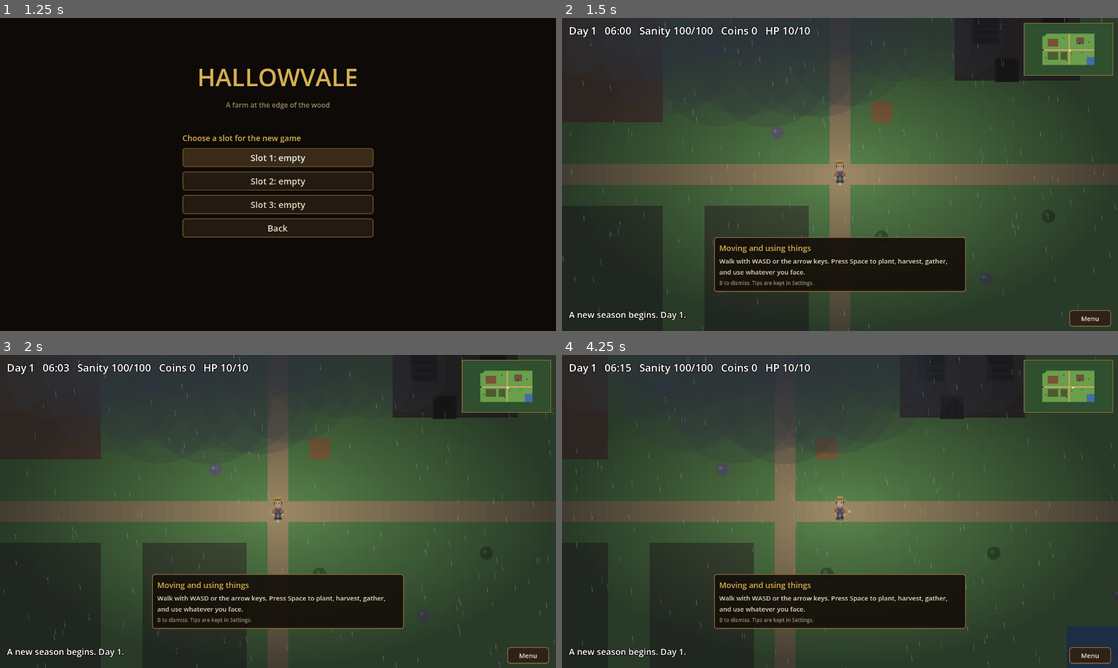
Above: before the commit, frames 1-4 (two rows, left to right).
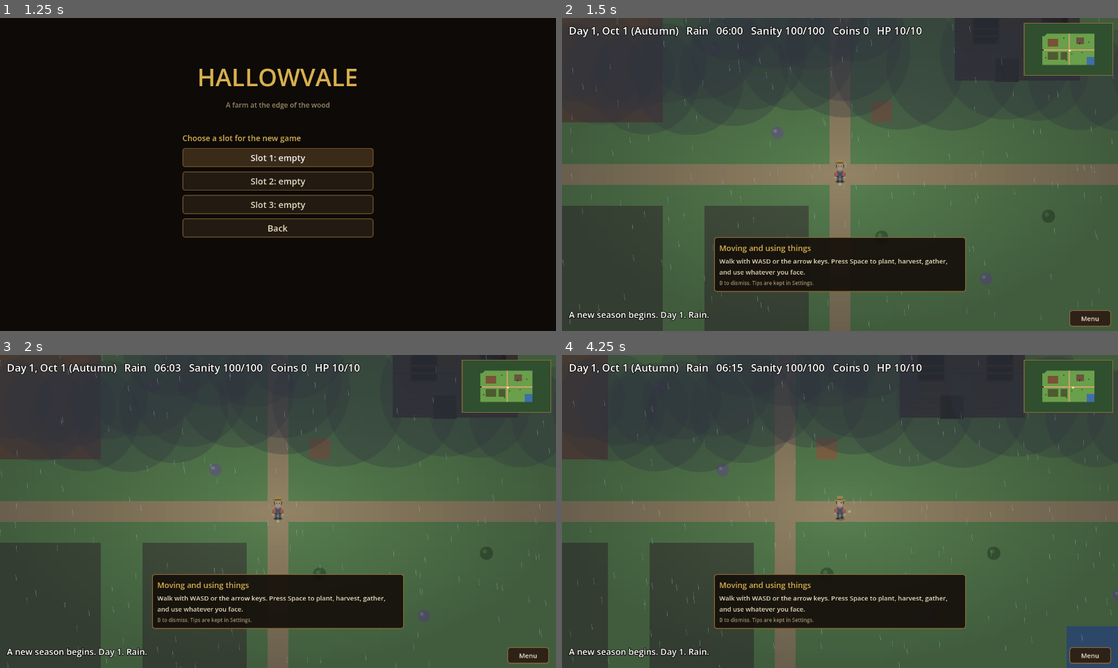
Above: after the commit, the same moments.

Repository: joshj1108/CrowCreekHollow
Game: Godot game, scene res://scenes/main.tscn
Same seed, same stepped clock (60 frames per second), same inputs: the game is played once before the commit and once after it.
Inputs (mouse positions are in pixels of both pictures, inside the frame that each line leads up to):
- Up to frame 1 (1.25 s): click "New Game" at 0.5 s
- Up to frame 2 (1.5 s): click "Slot 1: empty" at 1.25 s
- Up to frame 3 (2 s): no input
- Up to frame 4 (4.25 s): click "Menu" at 2 s; click "Skills K" at 2.75 s; tap Space (use) at 3.5, 3.6 s; move the mouse to (962, 495) at 3.52 s; hold D (move_right) from 3.53 s (still down); click (962, 495) at 3.67 s

Frame 1 is identical in both runs. In frame 2, 23% of the frame differs, in the area x 0-100%, y 0-100%; in frame 3, 23%; in frame 4, 26%.

Commit message:
Add a calendar with Pacific Northwest seasons and daily weather
Day 1 is October 1st, and the HUD shows the date and season. Each
morning the weather is rolled from the season's weights: summer is
mostly sunny, spring and autumn are wet, and winter is wettest with
rare snow. The overlay draws each kind of weather, and the light
follows it. The day's weather is saved.

Co-Authored-By: Claude Haiku 5.5 <noreply@anthropic.com>
Claude-Session: https://claude.ai/code/session_016EvHBYyFANDWxunM27u84C

Diff:
--- a/scripts/main.gd
+++ b/scripts/main.gd
@@ -110,6 +110,29 @@
 
 # Time runs from 06:00 to 03:00 the next morning (hours 6 to 27).
 const DAY_LENGTH := 240.0   # real seconds for a full day
+
+# The calendar follows the Pacific Northwest, and the first day is October 1st. Months have their usual lengths.
+const MONTH_NAMES := ["January", "February", "March", "April", "May", "June", "July", "August", "September", "October", "November", "December"]
+const MONTH_DAYS := [31, 28, 31, 30, 31, 30, 31, 31, 30, 31, 30, 31]
+const START_MONTH := 9   # October, as an index into MONTH_NAMES
+const START_DAY_OF_MONTH := 1
+# Weather is rolled each morning. Summer is mostly sunny, winter is wet, and snow is rare.
+const WEATHER_WEIGHTS := {
+	"Winter": {"sunny": 3, "cloudy": 10, "drizzle": 14, "rain": 12, "downpour": 6, "fog": 5, "snow": 2},
+	"Spring": {"sunny": 12, "cloudy": 12, "drizzle": 14, "rain": 10, "downpour": 3, "fog": 3, "snow": 0},
+	"Summer": {"sunny": 26, "cloudy": 10, "drizzle": 2, "rain": 2, "downpour": 0, "fog": 2, "snow": 0},
+	"Autumn": {"sunny": 6, "cloudy": 14, "drizzle": 16, "rain": 13, "downpour": 6, "fog": 5, "snow": 0},
+}
+const WEATHER_NAMES := {
+	"sunny": "Sunny", "cloudy": "Overcast", "fog": "Foggy", "drizzle": "Drizzle",
+	"rain": "Rain", "downpour": "Downpour", "snow": "Snow",
+}
+# The light over the farm for each kind of weather. Dark and grey weather is cooler.
+const WEATHER_LIGHT := {
+	"sunny": Color(1.0, 0.99, 0.96), "cloudy": Color(0.92, 0.94, 0.97), "fog": Color(0.9, 0.92, 0.94),
+	"drizzle": Color(0.88, 0.91, 0.95), "rain": Color(0.88, 0.91, 0.95), "downpour": Color(0.8, 0.84, 0.9),
+	"snow": Color(0.93, 0.95, 1.0),
+}
 const START_HOUR := 6.0
 const DAY_END_HOUR := 27.0  # 03:00. Missing bed by then means collapsing.
 const DUSK_HOUR := 19.0
@@ -574,7 +597,6 @@
 
 const BUSH_COLOR := Color("3d6b2a")
 
-const DAY_TINT := Color(0.88, 0.91, 0.95)   # a cool, grey light for the dreary weather
 const NIGHT_TINT := Color("3a3f6e")
 
 enum Zone { HOMESTEAD, VILLAGE, ASHFORD, WILDS, TOWN }
@@ -606,6 +628,7 @@
 var clock := 0.0
 var current_hour := START_HOUR
 var day := 1
+var weather_kind := ""       # today's weather, rolled each morning: see WEATHER_WEIGHTS
 var skill_xp := {"Farming": 0, "Bushcrafting": 0, "Carpentry": 0, "Cleaning": 0, "Fishing": 0, "Cooking": 0, "Combat": 0, "Forestry": 0, "Mining": 0, "Smithing": 0}
 var inventory := {"seeds": STARTING_SEEDS, "pumpkin_seeds": 0, "crops": 0, "fish": 0, "meals": 0, "smoked": 0, "dried": 0, "canned": 0, "fermented": 0}
 var materials := {"wood": 0, "fiber": 0, "resin": 0, "hardwood": 0, "stone": 0, "copper_ore": 0, "iron_ore": 0, "copper_bar": 0, "iron_bar": 0, "arrows": 0, "bolts": 0}
@@ -793,13 +816,16 @@
 	_build_tip_panel()
 	weather = WeatherScript.new()
 	add_child(weather)
+	if weather_kind == "":
+		_roll_weather()
+	_apply_weather()
 	_build_action_bar()
 	_update_shadow_tile()
 	if loaded:
 		_restore_saved_state()
 		_show_message("Welcome back. Day %d." % day)
 	else:
-		_show_message("A new season begins. Day 1.")
+		_show_message("A new season begins. Day 1. %s." % WEATHER_NAMES.get(weather_kind, "Overcast"))
 	world_started = true
 	title_menu.queue_free()
 	title_menu = null
@@ -840,7 +866,7 @@
 	var darkness := smoothstep(DUSK_HOUR, DUSK_HOUR + 2.0, current_hour)
 	darkness *= 1.0 - _night_relief()
 	darkness = clampf(darkness + _low_sanity_boost(), 0.0, 1.0)
-	canvas_modulate.color = DAY_TINT.lerp(NIGHT_TINT, darkness)
+	canvas_modulate.color = _light_tint().lerp(NIGHT_TINT, darkness)
 	_update_lantern(darkness)
 	_update_sanity(darkness, delta)
 
@@ -859,8 +885,11 @@
 	fish_layer.visible = zone == Zone.HOMESTEAD
 
 	var minutes := int(fmod(current_hour, 1.0) * 60.0)
-	hud_label.text = "Day %d   %02d:%02d   Sanity %d/%d   Coins %d   HP %d/%d" % [
-		day, int(fmod(current_hour, 24.0)), minutes, int(sanity), _sanity_max(), money, hp, max_hp()]
+	var date := _calendar_date(day)
+	hud_label.text = "Day %d, %s %d (%s)   %s   %02d:%02d   Sanity %d/%d   Coins %d   HP %d/%d" % [
+		day, MONTH_NAMES[date["month"]].substr(0, 3), date["day"], _season_of(date["month"]),
+		WEATHER_NAMES.get(weather_kind, "Overcast"), int(fmod(current_hour, 24.0)), minutes,
+		int(sanity), _sanity_max(), money, hp, max_hp()]
 
 	_handle_keys()
 
@@ -4555,6 +4584,53 @@
 	return chores
 
 
+# The date for a day number. Day 1 is October 1st, and each month uses its real length.
+func _calendar_date(day_number: int) -> Dictionary:
+	var m := START_MONTH
+	var dom := START_DAY_OF_MONTH + day_number - 1
+	while dom > MONTH_DAYS[m]:
+		dom -= MONTH_DAYS[m]
+		m = (m + 1) % 12
+	return {"month": m, "day": dom}
+
+
+# Pacific Northwest seasons: winter is December to February, spring is March to May, summer is June to August.
+func _season_of(month: int) -> String:
+	if month == 11 or month <= 1:
+		return "Winter"
+	if month <= 4:
+		return "Spring"
+	if month <= 7:
+		return "Summer"
+	return "Autumn"
+
+
+# Picks the day's weather from the season's weights.
+func _roll_weather() -> void:
+	var season := _season_of(_calendar_date(day)["month"])
+	var weights: Dictionary = WEATHER_WEIGHTS[season]
+	var total := 0
+	for k in weights:
+		total += int(weights[k])
+	var pick := randi() % total
+	for k in weights:
+		pick -= int(weights[k])
+		if pick < 0:
+			weather_kind = str(k)
+			break
+	_apply_weather()
+
+
+# Shows the day's weather and lights the farm to match.
+func _apply_weather() -> void:
+	if weather != null:
+		weather.set_condition(weather_kind)
+
+
+func _light_tint() -> Color:
+	return WEATHER_LIGHT.get(weather_kind, WEATHER_LIGHT["cloudy"])
+
+
 # Runs at the end of each day, before the crops grow: the house wears, hens lay or leave,
 # and rain or a fox may strike. Returns a note for the morning message.
 func _settle_day() -> String:
@@ -4826,11 +4902,13 @@
 	for pos in crops.keys():
 		crops[pos]["stage"] = min(crops[pos]["stage"] + 1, MAX_STAGE)
 	day += 1
+	_roll_weather()
 	clock = 0.0
 	tonight_shadow = Vector2i(-1, -1)
 	_respawn_brush()
 	_update_shadow_tile()
-	_show_message("%s Your crops grew overnight.%s%s" % [base, spoil_note, upkeep_note])
+	_show_message("%s Your crops grew overnight.%s%s The morning is %s." % [
+		base, spoil_note, upkeep_note, str(WEATHER_NAMES.get(weather_kind, "overcast")).to_lower()])
 	_save_game()
 	queue_redraw()
 
@@ -4921,6 +4999,7 @@
 func _save_game() -> void:
 	var data := {
 		"day": day,
+		"weather_kind": weather_kind,
 		"skill_xp": skill_xp,
 		"inventory": inventory,
 		"materials": materials,
@@ -4991,6 +5070,7 @@
 	var data: Dictionary = parsed
 
 	day = int(data.get("day", 1))
+	weather_kind = str(data.get("weather_kind", ""))
 	_merge_ints(skill_xp, data.get("skill_xp"))
 	_merge_ints(inventory, data.get("inventory"))
 	_merge_ints(materials, data.get("materials"))
--- a/scripts/weather.gd
+++ b/scripts/weather.gd
@@ -1,15 +1,33 @@
 class_name Weather
 extends CanvasLayer
 
-## Dreary weather over the farm: a grey wash, clouds drifting across the top, a darkened edge,
-## and steady rain. It is always rainy for now; weather that changes can come later.
+## The weather over the farm. Each morning the game picks a kind of weather for the season, and this
+## overlay shows it: a grey wash, drifting clouds, a darkened edge, and rain, drizzle, or snow.
+## Indoors and in the cave the overlay is hidden.
 
-const DROPS := 170
+const MAX_DROPS := 320
 const CLOUDS := 6
 const WIND := 30.0          # sideways drift of the rain, in pixels per second
 
+# How each kind of weather looks. Rain speeds are already halved from the first version.
+const PRESETS := {
+	"sunny":    {"wash": 0.0,  "edge": 0.0,  "clouds": 0.05, "drops": 0,   "speed": Vector2(0, 0),     "snow": false},
+	"cloudy":   {"wash": 0.12, "edge": 0.22, "clouds": 0.22, "drops": 0,   "speed": Vector2(0, 0),     "snow": false},
+	"fog":      {"wash": 0.42, "edge": 0.55, "clouds": 0.10, "drops": 0,   "speed": Vector2(0, 0),     "snow": false},
+	"drizzle":  {"wash": 0.20, "edge": 0.30, "clouds": 0.25, "drops": 90,  "speed": Vector2(120, 170), "snow": false},
+	"rain":     {"wash": 0.30, "edge": 0.50, "clouds": 0.30, "drops": 170, "speed": Vector2(210, 310), "snow": false},
+	"downpour": {"wash": 0.40, "edge": 0.65, "clouds": 0.36, "drops": 300, "speed": Vector2(300, 420), "snow": false},
+	"snow":     {"wash": 0.22, "edge": 0.35, "clouds": 0.25, "drops": 140, "speed": Vector2(40, 70),   "snow": true},
+}
+
+var kind := ""
 var drops: Array = []       # each: {"p": Vector2, "v": falling speed}
 var clouds: Array = []      # each: {"c": Vector2, "r": radius, "v": drift speed}
+var active_drops := 0
+var snowing := false
+var cloud_alpha := 0.25
+var wash_rect: ColorRect
+var edge_rect: TextureRect
 var rain_canvas: Control
 var rng := RandomNumberGenerator.new()
 
@@ -20,10 +38,10 @@
 	rng.randomize()
 	var size := get_viewport().get_visible_rect().size
 
-	var wash := ColorRect.new()
-	wash.color = Color(0.3, 0.34, 0.4, 0.2)
-	_fill(wash)
-	add_child(wash)
+	wash_rect = ColorRect.new()
+	wash_rect.color = Color(0.3, 0.34, 0.4, 1.0)
+	_fill(wash_rect)
+	add_child(wash_rect)
 
 	var grad := Gradient.new()
 	grad.colors = PackedColorArray([Color(0, 0, 0, 0), Color(0.03, 0.04, 0.06, 0.6)])
@@ -32,26 +50,43 @@
 	tex.fill = GradientTexture2D.FILL_RADIAL
 	tex.fill_from = Vector2(0.5, 0.5)
 	tex.fill_to = Vector2(1.0, 0.5)
-	var edge := TextureRect.new()
-	edge.texture = tex
-	edge.expand_mode = TextureRect.EXPAND_IGNORE_SIZE
-	edge.stretch_mode = TextureRect.STRETCH_SCALE
-	_fill(edge)
-	add_child(edge)
+	edge_rect = TextureRect.new()
+	edge_rect.texture = tex
+	edge_rect.expand_mode = TextureRect.EXPAND_IGNORE_SIZE
+	edge_rect.stretch_mode = TextureRect.STRETCH_SCALE
+	_fill(edge_rect)
+	add_child(edge_rect)
 
 	rain_canvas = Control.new()
 	_fill(rain_canvas)
 	rain_canvas.draw.connect(_draw_weather)
 	add_child(rain_canvas)
 
-	for i in DROPS:
-		drops.append({"p": Vector2(rng.randf() * size.x, rng.randf() * size.y), "v": rng.randf_range(210.0, 310.0)})
+	for i in MAX_DROPS:
+		drops.append({"p": Vector2(rng.randf() * size.x, rng.randf() * size.y), "v": 250.0})
 	for i in CLOUDS:
 		clouds.append({
 			"c": Vector2(rng.randf() * size.x, rng.randf_range(-40.0, 120.0)),
 			"r": rng.randf_range(160.0, 280.0),
 			"v": rng.randf_range(8.0, 18.0),
 		})
+	set_condition("rain")
+
+
+# Shows one kind of weather. Speeds are reset so rain, drizzle, and snow fall at their own pace.
+func set_condition(new_kind: String) -> void:
+	if not PRESETS.has(new_kind):
+		new_kind = "cloudy"
+	kind = new_kind
+	var p: Dictionary = PRESETS[kind]
+	wash_rect.color = Color(0.3, 0.34, 0.4, float(p["wash"]))
+	edge_rect.modulate.a = float(p["edge"])
+	cloud_alpha = float(p["clouds"])
+	active_drops = int(p["drops"])
+	snowing = bool(p["snow"])
+	var speed: Vector2 = p["speed"]
+	for d in drops:
+		d["v"] = rng.randf_range(speed.x, speed.y)
 
 
 func _fill(control: Control) -> void:
@@ -61,7 +96,8 @@
 
 func _process(delta: float) -> void:
 	var size := get_viewport().get_visible_rect().size
-	for d in drops:
+	for i in active_drops:
+		var d: Dictionary = drops[i]
 		var p: Vector2 = d["p"]
 		p.y += float(d["v"]) * delta
 		p.x += WIND * delta
@@ -85,10 +121,13 @@
 	for c in clouds:
 		var centre: Vector2 = c["c"]
 		var r := float(c["r"])
-		var cloud := Color(0.18, 0.2, 0.24, 0.2)
+		var cloud := Color(0.18, 0.2, 0.24, cloud_alpha)
 		for i in 4:
 			var offset := Vector2((i - 1.5) * r * 0.45, sin(float(i)) * r * 0.12)
 			rain_canvas.draw_circle(centre + offset, r * 0.55, cloud)
-	for d in drops:
-		var p: Vector2 = d["p"]
-		rain_canvas.draw_line(p, p + Vector2(WIND * 0.05, 14.0), Color(0.75, 0.82, 0.9, 0.35), 1.0)
+	for i in active_drops:
+		var p: Vector2 = drops[i]["p"]
+		if snowing:
+			rain_canvas.draw_circle(p, 2.2, Color(0.95, 0.97, 1.0, 0.7))
+		else:
+			rain_canvas.draw_line(p, p + Vector2(WIND * 0.05, 14.0), Color(0.75, 0.82, 0.9, 0.35), 1.0)
Not shown, changed: DESIGN.md
